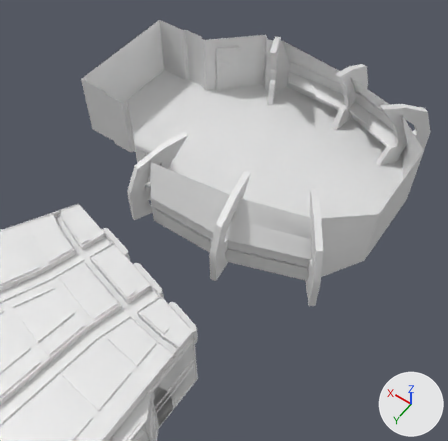
A saved change to the Blender file BlenderSource/MonitorBridge.blend.
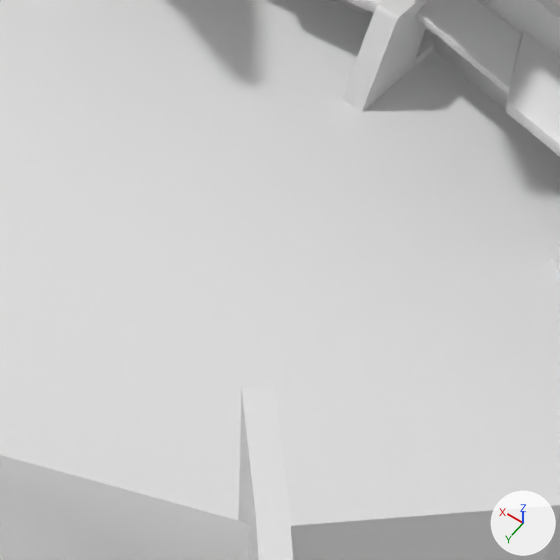
Old and new are each drawn from a 50 mm lens placed at (-45.4, 50.8, 62.8), pointed at (-16.1, 9.7, -1.7) and again close up on the part from 58% to 84% of the width and 24% to 51% of the height. Arrows for +X, +Y and +Z are at lower right; the lights stay in place.
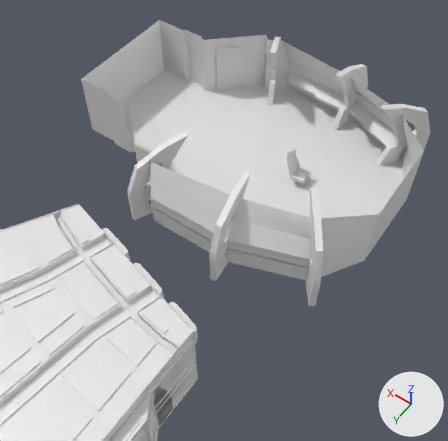
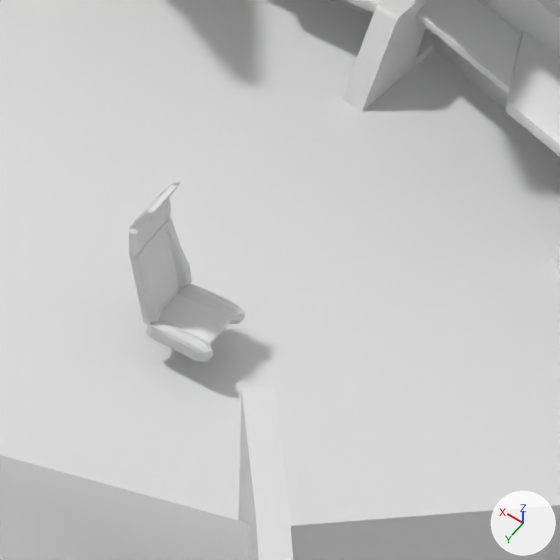
What differs and where, as boxes [x1, y1, x2, y2] in the close-ups (560 x 560 px):
'Cube.016', added: after [129, 180, 246, 361]

Patch to the scene script:
```diff
--- a/BlenderSource/MonitorBridge.blend.py
+++ b/BlenderSource/MonitorBridge.blend.py
@@ mat_chaffeetexture @@
+mat_chaffeetexture = diffuse_material('ChaffeeTexture')
+mat_chaffeetexture.base_color = (0.8, 0.8, 0.8)  # white #e7e7e7
@@ me_cube_016 @@
+me_cube_016.from_pydata(...)  # 422 vertices, 288 faces; spans x -0.11..0.11, y -0.191..0.132, z -0.001..0.58
+me_cube_016.materials.append(mat_chaffeetexture)  # white #e7e7e7
@@ ob_cube_016 @@
+ob_cube_016 = bpy.data.objects.new('Cube.016', me_cube_016)
+ob_cube_016.location = (-21.18, -0.55, -0.14)
+ob_cube_016.rotation_euler = (0.0, 0.0, 1.571)  # degrees (0, 0, 90)
+ob_cube_016.scale = (9.7, 9.7, 9.7)
```
